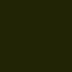
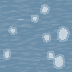
Comparing the layer stacks of the two 72 x 72 images. Changes:
added layer "bergs3" above "bergs2" over [left=0, top=0, right=72, bottom=72]
showed "ice1" over [left=0, top=0, right=72, bottom=72]
showed "ice2" over [left=0, top=0, right=72, bottom=72]
showed "ice3" over [left=0, top=0, right=72, bottom=72]
added layer "merf1" above "merf2" over [left=0, top=0, right=72, bottom=72]
